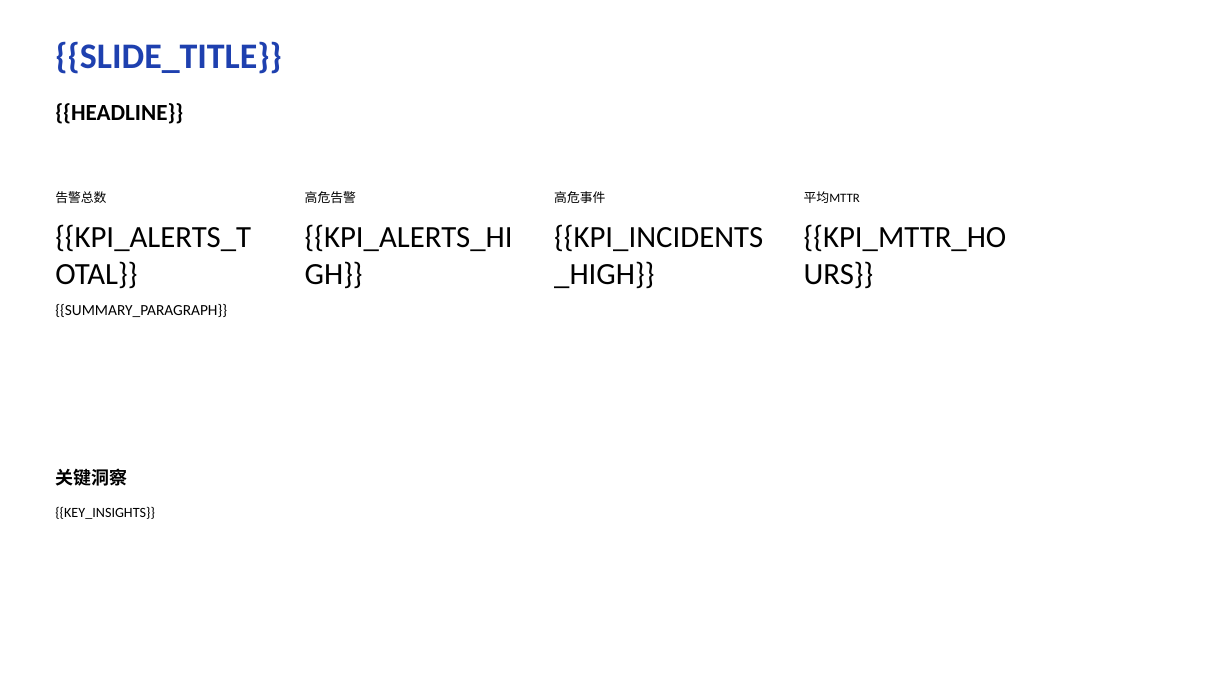
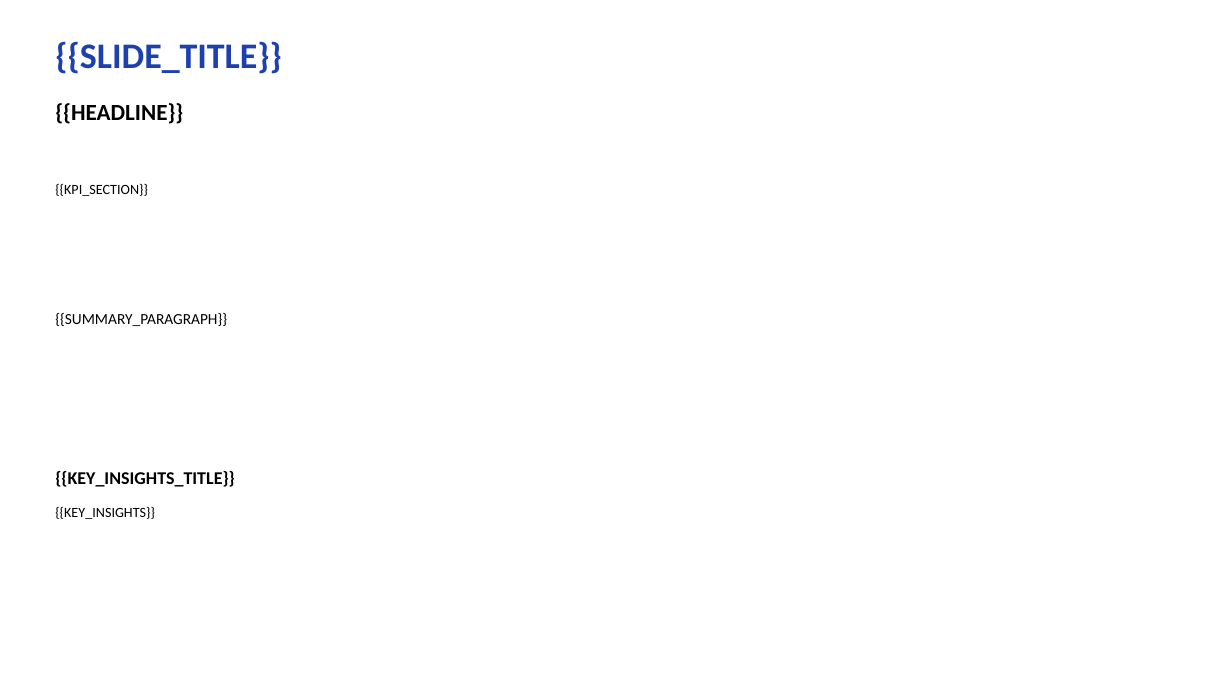
Before and after one commit to Xupai2022/report-generation, a slide deck: slide 2 of mss_ai_ppt_sample_assets/backend/data/templates/mss_executive_v2.pptx. Drawn at 1232x693 pixels with LibreOffice and Linux fonts; fonts in the diff are those of the drawing. Boxes give left, top, right and bottom in pixels: in the first picture for what was removed or moved away, otherwise in the second. Text is boxed around its words. In the diff, an @@ line names an element or a change of style, - is before the commit and + after.

```diff
--- a/mss_ai_ppt_sample_assets/backend/data/templates/mss_executive_v2.pptx
+++ b/mss_ai_ppt_sample_assets/backend/data/templates/mss_executive_v2.pptx
@@ text removed at <box>55,191,106,203</box> @@
-告警总数
@@ text added at <box>55,184,148,196</box>, 11 pt, text #000000 @@
+{{KPI_SECTION}}
@@ text removed at <box>305,191,356,203</box> @@
-高危告警
@@ text removed at <box>554,191,605,203</box> @@
-高危事件
@@ text removed at <box>804,191,860,203</box> @@
-平均MTTR
@@ text removed at <box>55,224,251,252</box> @@
-{{KPI_ALERTS_TOTAL}}
@@ text removed at <box>305,224,654,289</box> @@
-{{KPI_ALERTS_HIGH}}
@@ text removed at <box>554,224,763,252</box> @@
-{{KPI_INCIDENTS_HIGH}}
@@ text removed at <box>804,224,1007,252</box> @@
-{{KPI_MTTR_HOURS}}
@@ text "{{SUMMARY_PARAGRAPH}}": place and size @@
-text "{{SUMMARY_PARAGRAPH}}" at <box>55,304,227,317</box>
+text "{{SUMMARY_PARAGRAPH}}" at <box>55,313,227,326</box>
@@ text at <box>55,471,235,487</box>: text changed @@
-关键洞察
+{{KEY_INSIGHTS_TITLE}}
```
Also in this commit, not shown: 6 other slides changed, 1 slide added, 1 slide removed, 45 other files.
